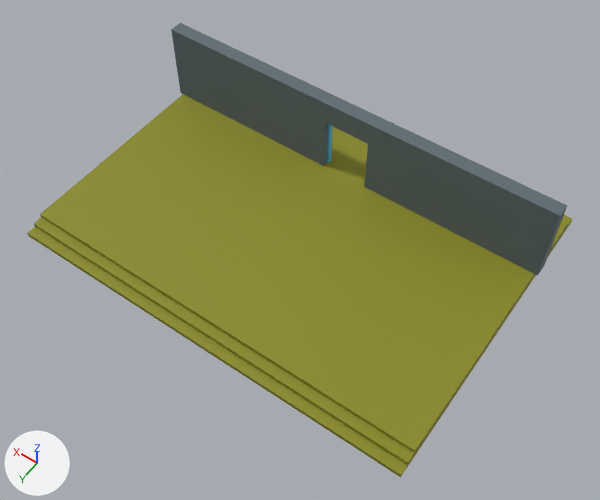
Two versions of the FBX model OSB3D/Assets/Prefabs/Import/Buildings/BP15_F01_01.fbx, one commit apart.
Both versions are drawn from a camera (50 mm lens) standing at (11.84, -31.71, 22.39) and looking at (21.72, -45.55, 0.64). Lighting does not change. The marker at lower left points along +X, +Y and +Z. Vertices at the same position are counted once.

The scene before the commit, as lines of its bpy script (objects in view):
```python
me_cube_002 = bpy.data.meshes.new('Cube.002')
me_cube_002.from_pydata(...)  # 103 vertices, 62 faces; spans x -7.6..7.6, y -12.5..-1.0, z -2.5..1.0
# faces by material slot: [18, 29, 15]
me_cube_002.materials.append(mat_frame_008)  # blue #55b6e7
me_cube_002.materials.append(mat_slab_008)  # yellow #8a8a1b
me_cube_002.materials.append(mat_facade_008)  # dark blue #5e6b72
# before: 51 (7.5, -1.7, -2.0) at pixel (39, 214), 52 (7.5, -1.7, -2.5), 53 (-7.5, -1.7, -2.0) at pixel (415, 450), 54 (-7.5, -1.7, -2.5) at pixel (413, 458)
ob_bp15_f01_01 = bpy.data.objects.new('BP15_F01_01', me_cube_002)
ob_bp15_f01_01.location = (22.5, -40.0, 2.5)
```
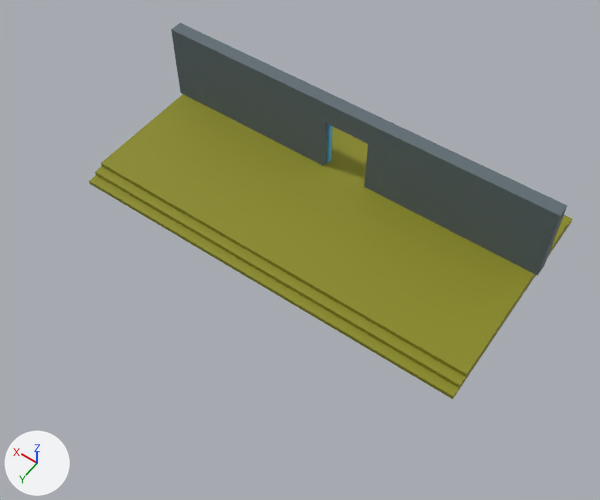
Edits to the bpy script that builds the scene:
```text
Change me_cube_002:
    where me_cube_002.from_pydata(...)  # 103 vertices, 62 faces; spans x -7.6..7.6, y -12.5..-1.0, z -2.5..1.0
    used by ob_bp15_f01_01; location = (22.5, -40.0, 2.5)
    me_cube_002 part 1: the loose piece of 16 vertices spanning x -7.5..7.5, y -1.7..-1.0, z -2.5..-2.0 is moved by (0.0, -3.0, 0.0)
    me_cube_002 part 2
    add for i in [*range(51, 55)]: me_cube_002.vertices[i].co += Vector((0.0, -3.0, 0.0))
```

Location of each change, (x1, y1, x2, y2) in pixels of the pictures (600 x 500 px; the box of a moved part takes in the faces that stretch with it):
'BP15_F01_01', reshaped (11% narrower, 17% shorter): before (27, 23, 573, 477); after (89, 23, 573, 399)
part 1 of me_cube_002, moved or reshaped: before (27, 215, 415, 477); after (89, 163, 467, 399)
part 2 of me_cube_002, moved or reshaped: before (40, 161, 469, 457); after (101, 161, 469, 378)
